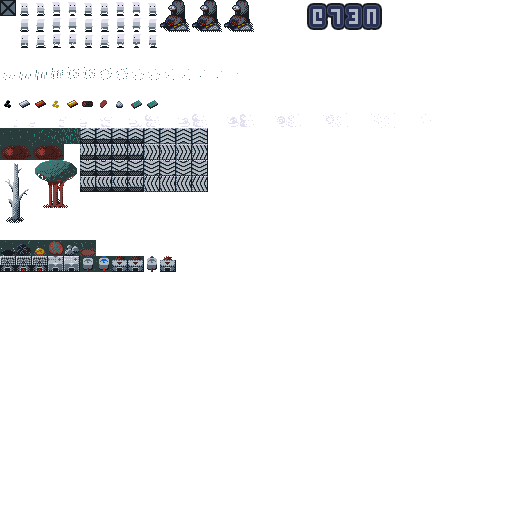
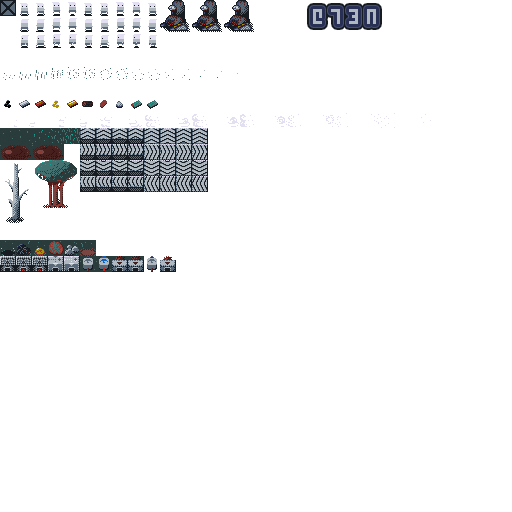
Two versions of the same layered image (w=512, h=512). Layer-by-layer changes:
painted on "robot_base copy" over [37, 147, 45, 156]
painted on "robot_base" over [5, 147, 13, 156]
